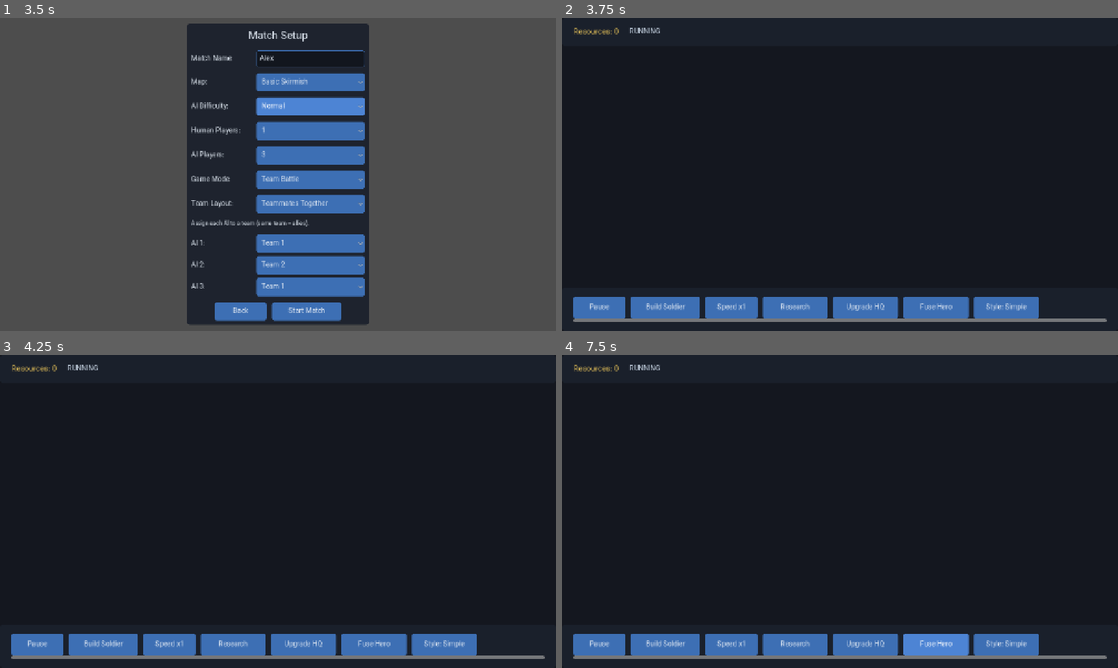
Above: before the commit, frames 1-4 (two rows, left to right).
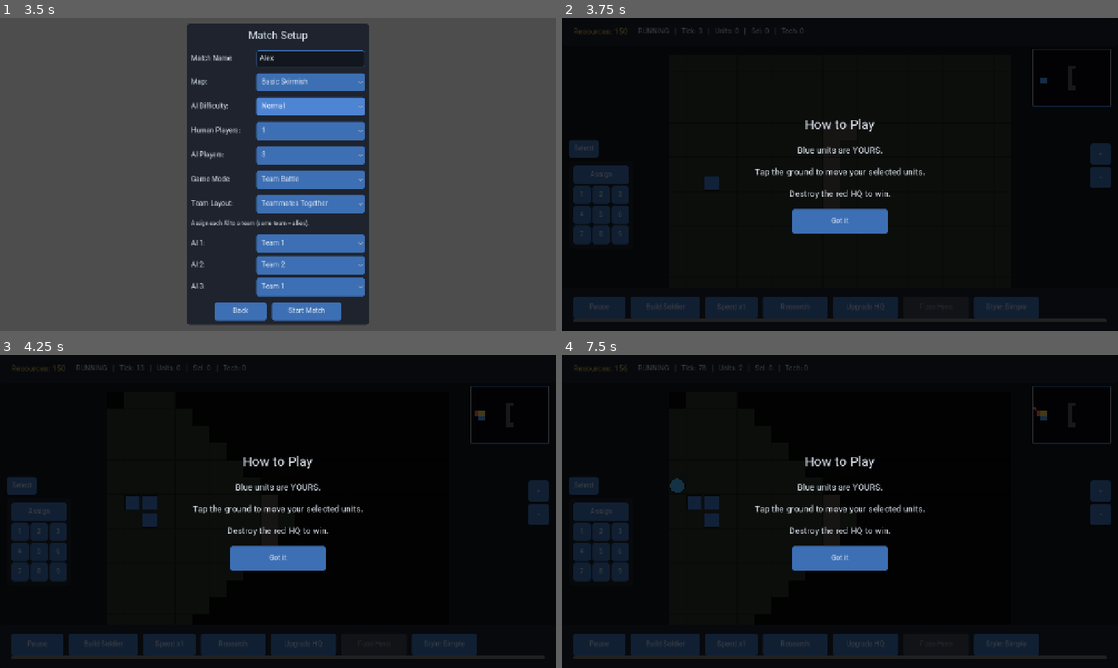
Above: after the commit, the same moments.

Repository: golshandvr-del/Sjalwmbdjdlxl
Game: Godot game, scene res://scenes/main_menu.tscn
Two runs of this game, one before a commit and one after it. Both use one fixed random seed, a clock stepped at 60 frames per second and the inputs below.
Inputs (mouse positions are in pixels of both pictures, inside the frame that each line leads up to):
- Up to frame 1 (3.5 s): click "Single Player" at 0.5 s; click (311, 58) at 1.27 s; type "Alex" at 1.35 s; click "Normal" at 2 s; click "Normal" at 2.75 s
- Up to frame 2 (3.75 s): click "Start Match" at 3.5 s
- Up to frame 3 (4.25 s): no input
- Up to frame 4 (7.5 s): click "Build Soldier" at 4.25 s; click "Speed x1" at 5 s; click "Research" at 5.75 s; click "Upgrade HQ" at 6.5 s; click (934, 642) at 7.25 s, where only the run before the commit has a clickable "Fuse Hero"

Frame 1 is identical in both runs. In frame 2, 28% of the frame differs, in the area x 0-100%, y 0-100%; in frame 3, 55%; in frame 4, 55%.
Error before the commit: Parse Error: Function "_update_move_mode_buttons()" not found in base self. (res://ui/mobile/game_hud.gd:607)

Commit message:
feat(hud-mobile): move-mode toggle/confirm/cancel handlers (MC1.5/req1)

Diff:
--- a/ui/mobile/game_hud.gd
+++ b/ui/mobile/game_hud.gd
@@ -628,6 +628,52 @@
 	_select_button.text = _local_text("ui.game.select_mode")
 
 
+# --- MC1.5 (request 1): direct / manual move-mode controls ------------------
+
+# Toggle DIRECT <-> MANUAL. Switching modes discards any half-plotted route
+# (handled inside MoveModeUtil.toggle_mode).
+func _on_move_mode_pressed() -> void:
+	_move_mode.toggle_mode()
+	_update_move_mode_buttons()
+
+
+# Confirm the plotted route: issue ONE move_unit carrying the whole waypoint
+# array. units_module stitches the belief-aware path (WaypointUtil), so the unit
+# travels exactly through the drawn tiles. Routed through player_command so it is
+# lockstep-scheduled in a networked session (MA7.1), else applied immediately.
+func _on_move_confirm_pressed() -> void:
+	var plan: Dictionary = _move_mode.commit()
+	if str(plan.get("action", "")) == MoveModeUtil.ACTION_MOVE_PATH and not _selected_unit_ids.is_empty():
+		Nexus.player_command("move_unit", {
+			"unit_ids": _selected_unit_ids.duplicate(),
+			"waypoints": plan.get("waypoints", []),
+		}, 1)
+	_update_move_mode_buttons()
+
+
+# Cancel the plotted route without moving.
+func _on_move_cancel_pressed() -> void:
+	_move_mode.cancel()
+	_update_move_mode_buttons()
+
+
+# Refresh the move-mode buttons: the toggle shows the active mode; Confirm/Cancel
+# are visible only in MANUAL mode and enabled only when a route is pending.
+func _update_move_mode_buttons() -> void:
+	if _move_mode_button != null:
+		_move_mode_button.button_pressed = _move_mode.is_manual()
+		var mode_key: String = "ui.move.mode_manual" if _move_mode.is_manual() else "ui.move.mode_direct"
+		_move_mode_button.text = _local_text(mode_key)
+	var manual: bool = _move_mode.is_manual()
+	var has_pending: bool = _move_mode.has_pending()
+	if _move_confirm_button != null:
+		_move_confirm_button.visible = manual
+		_move_confirm_button.disabled = not has_pending
+	if _move_cancel_button != null:
+		_move_cancel_button.visible = manual
+		_move_cancel_button.disabled = not has_pending
+
+
 # Return the ids of every unit owned by `owner_filter` whose tile lies inside the
 # screen-space rectangle defined by the two corner points. Thin wrapper that
 # reads the live world state + adapter, then delegates to the shared, pure
